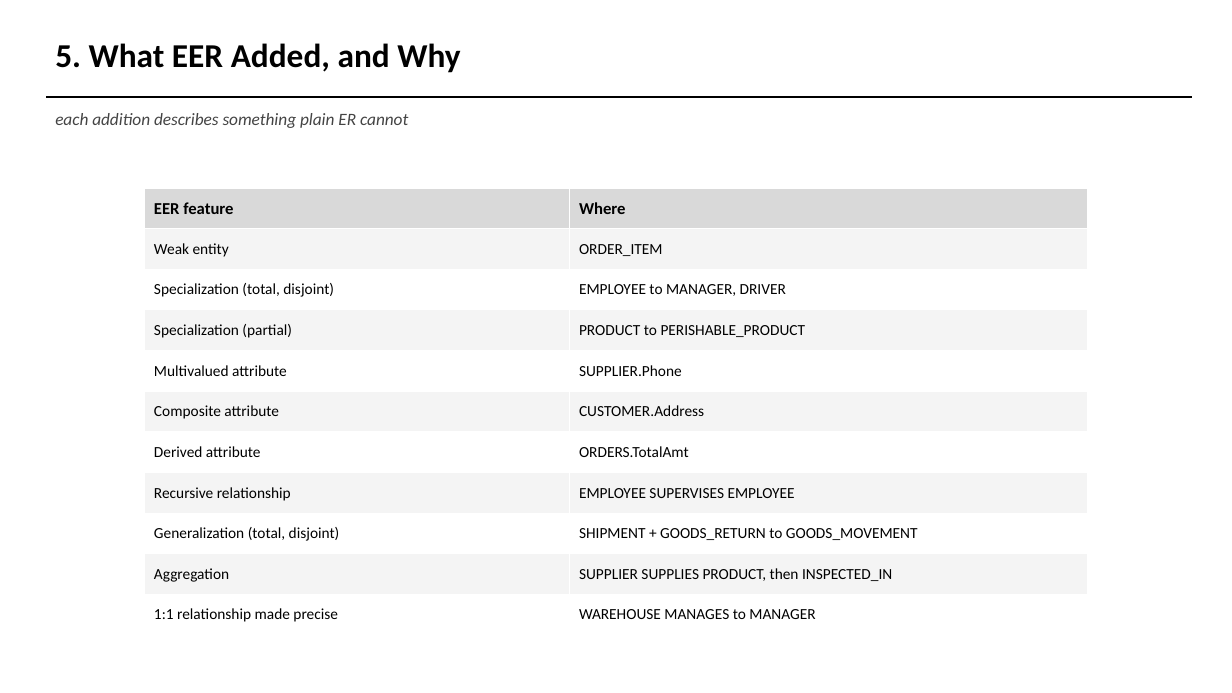
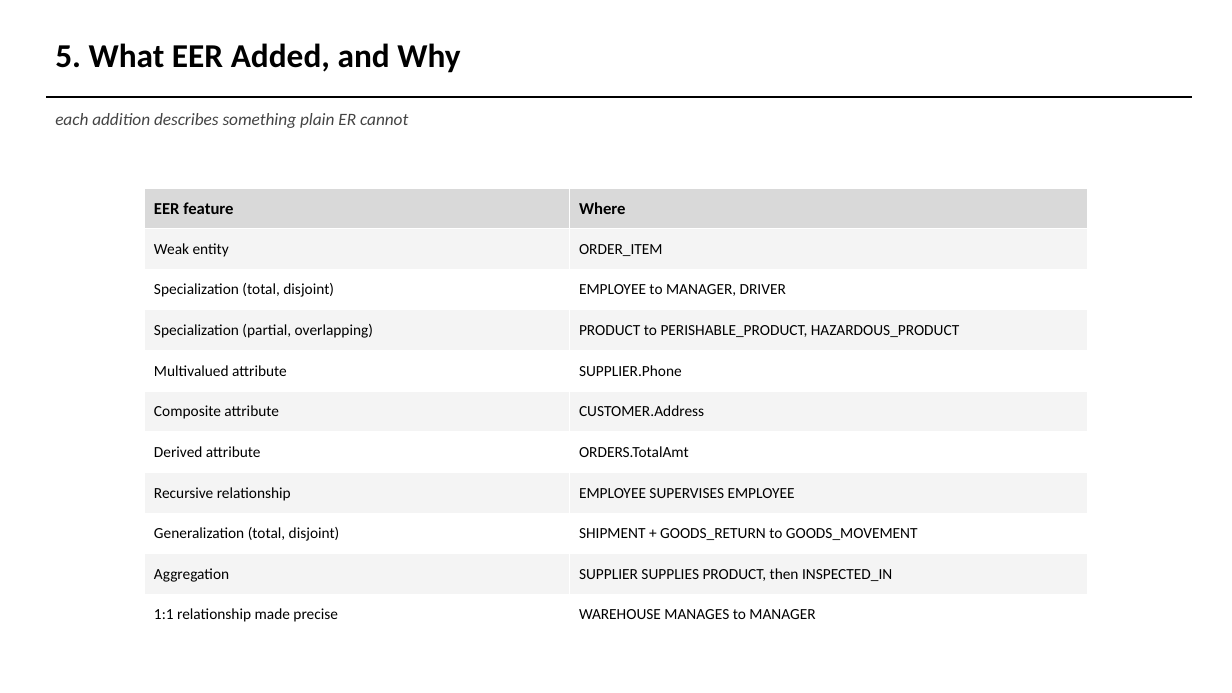
Before and after one commit to AviDhandhania/warehouse-supply-chain-dbms, a slide deck: slide 13 of presentation/DA1_Presentation.pptx. Drawn at 1232x693 pixels with LibreOffice and Linux fonts; fonts in the diff are those of the drawing. Boxes give left, top, right and bottom in pixels: in the first picture for what was removed or moved away, otherwise in the second. Text is boxed around its words. In the diff, an @@ line names an element or a change of style, - is before the commit and + after.

Commit message:
DA1: overlapping specialization, subset symbols, aggregation in the EER model
PRODUCT now specializes into PERISHABLE_PRODUCT and HAZARDOUS_PRODUCT, which
is partial and overlapping, so its circle is marked o against the d on
EMPLOYEE and on the GOODS_MOVEMENT generalization. A product can be both
perishable and hazardous, and its ProductID then appears in both subclass
tables, which is the whole point of the distinction.

Every subclass line now carries the subset symbol pointing at its superclass,
drawn as an arc so it does not depend on a font having the character. The
report explains all three marks a hierarchy carries: the letter for
disjointness, single against double line for partial against total, and the
subset symbol for why the subclass tables share the superclass key.

The aggregation is in the EER model itself, above the top row, with the box
round SUPPLIER, SUPPLIES and PRODUCT and INSPECTION hanging off it. The
separate figure stays as the enlarged view.

HAZARDOUS_PRODUCT takes the schema to 21 tables, 8 out of the normalization
and 13 from the mapping. The normalization figures, the sample data and the
decomposition tree are untouched again.

```diff
--- a/presentation/DA1_Presentation.pptx
+++ b/presentation/DA1_Presentation.pptx
@@ table at bbox=[145, 189, 1088, 636] @@
-row 4, column 1: Specialization (partial)
+row 4, column 1: Specialization (partial, overlapping)
-row 4, column 2: PRODUCT to PERISHABLE_PRODUCT
+row 4, column 2: PRODUCT to PERISHABLE_PRODUCT, HAZARDOUS_PRODUCT
```
Also in this commit, not shown: 5 other slides changed, 6 other files.
